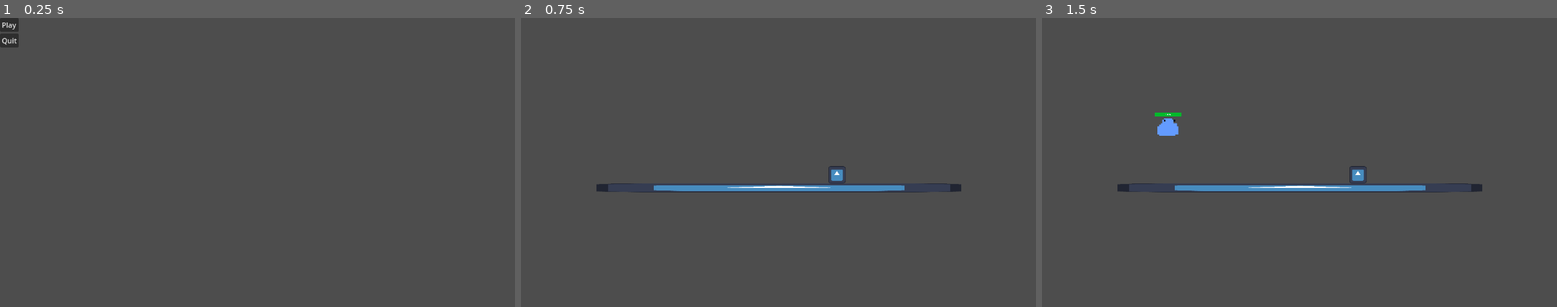
Above: before the commit, frames 1-3 (left to right).
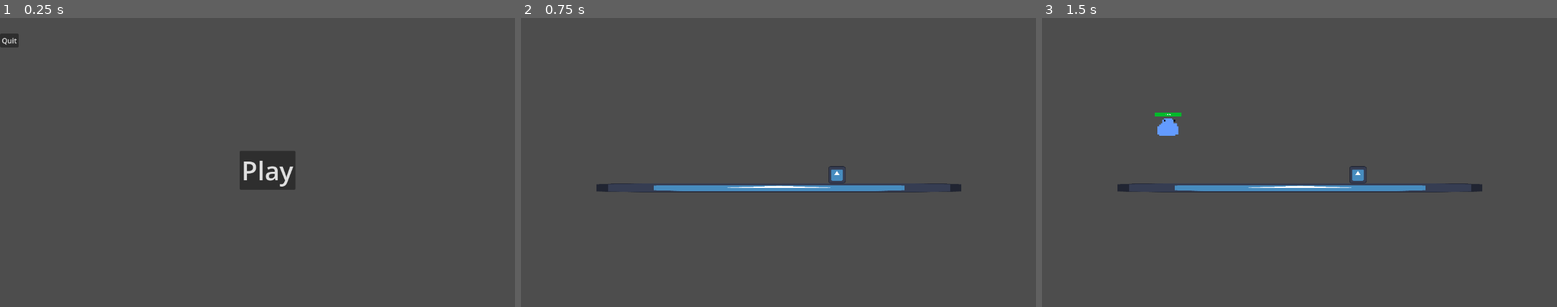
Above: after the commit, the same moments.

Repository: SnapTurtleTom/SMASH
Game: Godot game, scene res://menu.tscn
Same seed, same stepped clock (60 frames per second), same inputs: the game is played once before the commit and once after it. The engine's default icon, where the game draws it, is replaced by a stand-in: a white triangle on a blue panel in a dark square.
Inputs:
- Up to frame 1 (0.25 s): no input
- Up to frame 2 (0.75 s): click "Play" at 0.5 s
- Up to frame 3 (1.5 s): tap Enter at 1.25 s; hold D (right1) from 1.28 s (still down); tap 1 (Spawn) at 1.35 s

The runs differ from the first frame. In frame 1, 1.5% of the frame differs, in the area x 0-58%, y 0-60%; in frame 2, nothing differs; in frame 3, nothing differs.

Commit message:
spinsword fixed, ui moved

Diff:
--- a/menu.tscn
+++ b/menu.tscn
@@ -11,21 +11,29 @@
 grow_vertical = 2
 script = ExtResource("1_lti8b")
 
-[node name="MarginContainer" type="MarginContainer" parent="."]
-layout_mode = 0
-offset_right = 40.0
-offset_bottom = 40.0
-
-[node name="VBoxContainer" type="VBoxContainer" parent="MarginContainer"]
-layout_mode = 2
-
-[node name="play" type="Button" parent="MarginContainer/VBoxContainer"]
-layout_mode = 2
+[node name="play" type="Button" parent="."]
+texture_filter = 2
+layout_mode = 1
+anchors_preset = 8
+anchor_left = 0.5
+anchor_top = 0.5
+anchor_right = 0.5
+anchor_bottom = 0.5
+offset_left = -20.0
+offset_top = -15.0
+offset_right = 65.0
+offset_bottom = 50.0
+grow_horizontal = 2
+grow_vertical = 2
+theme_override_font_sizes/font_size = 58
 text = "Play"
 
-[node name="quit" type="Button" parent="MarginContainer/VBoxContainer"]
+[node name="quit" type="Button" parent="."]
 layout_mode = 2
+offset_top = 35.0
+offset_right = 42.0
+offset_bottom = 66.0
 text = "Quit"
 
-[connection signal="pressed" from="MarginContainer/VBoxContainer/play" to="." method="_on_play_pressed"]
-[connection signal="pressed" from="MarginContainer/VBoxContainer/quit" to="." method="_on_quit_pressed"]
+[connection signal="pressed" from="play" to="." method="_on_play_pressed"]
+[connection signal="pressed" from="quit" to="." method="_on_quit_pressed"]
--- a/scripts/swordsman_attackset.gd
+++ b/scripts/swordsman_attackset.gd
@@ -48,16 +48,15 @@
 func spin_sword_attack():
 	current_damage = spin_sword_damage
 	current_knockback = 20
+	sword_on = true
+	dir = Vector2(scale.x / 3, -1)
 	$spinsword.visible = true
 	$spinsword.disabled = false
-	sword_on = true
 	for i in 5:
 		await get_tree().create_timer(0.05).timeout
 		scale.x = 1
-		dir = Vector2(scale.x / 3, -1)
 		await get_tree().create_timer(0.05).timeout
 		scale.x = -1
-		dir = Vector2(scale.x / 3, -1)
 	sword_on = false
 	$spinsword.visible = false
 	$spinsword.disabled = true
